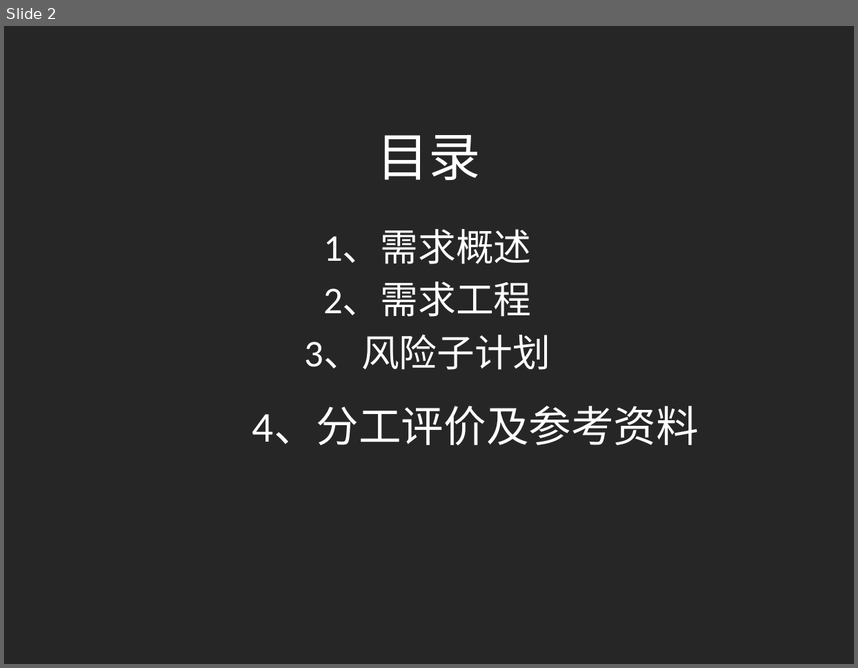
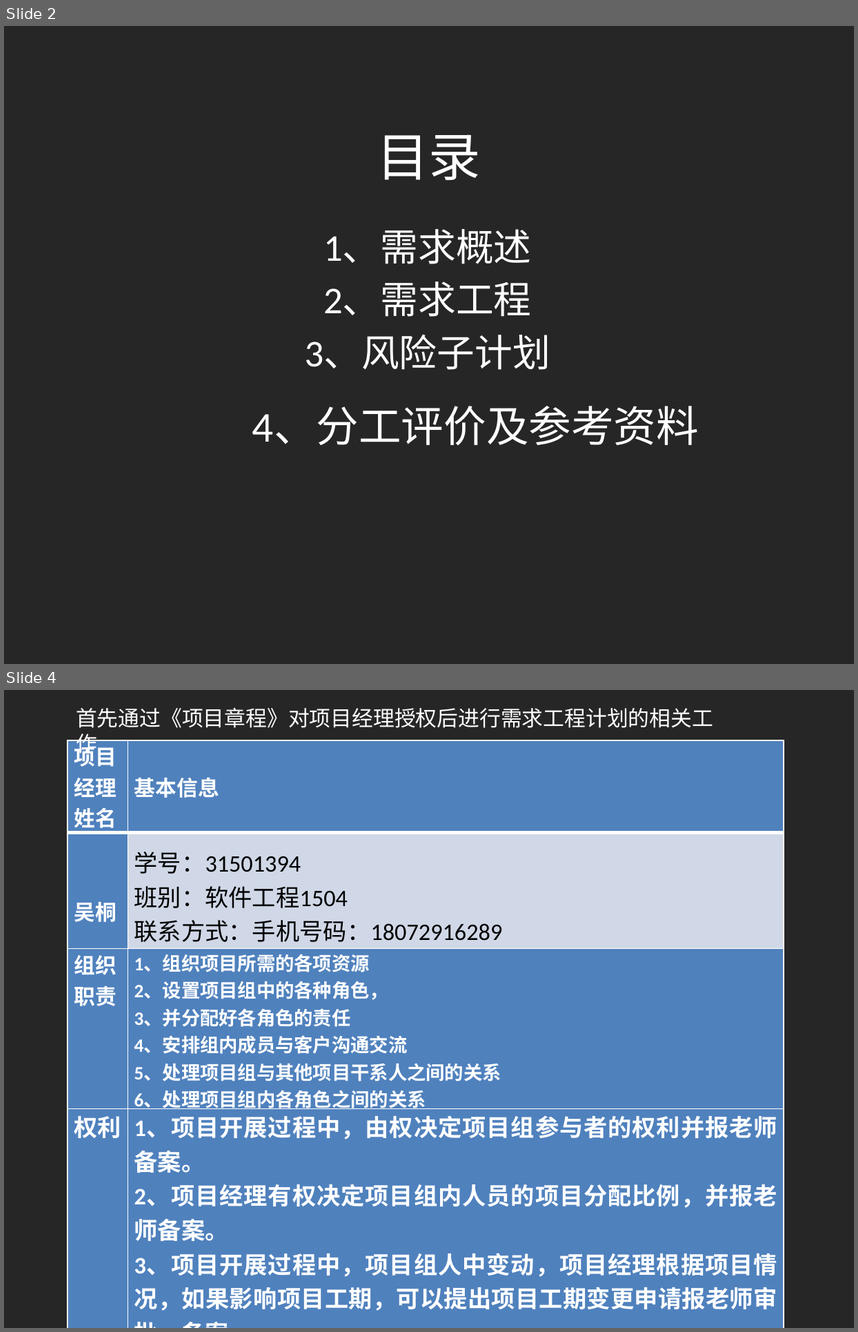
Before and after one commit to shangzhaoxiaozi/PRD-21, a slide deck: PRD-21-C2/非受控文档/本周提交文档/需求工程计划.pptx. Shown one above the other, each under a label of ours: slide 2 before the commit, slides 2 and 4 after it; the slides between them are not shown. The pictures are 858x668 and 858x1332 pixels, drawn with LibreOffice and Linux fonts; fonts in the diff are those of the drawing. Boxes give left, top, right and bottom in pixels: in the first picture for what was removed or moved away, otherwise in the second. Text is boxed around its words. In the diff, an @@ line names an element or a change of style, - is before the commit and + after.

```diff
--- a/PRD-21-C2/非受控文档/本周提交文档/需求工程计划.pptx
+++ b/PRD-21-C2/非受控文档/本周提交文档/需求工程计划.pptx
@@ slide 4 added at [4, 690, 854, 1328], background #262626 @@
@@ text added at [76, 708, 713, 758], 18 pt, text #FFFFFF @@
+首先通过《项目章程》对项目经理授权后进行需求工程计划的相关工作
@@ table added at [67, 740, 784, 975], 2 rows, 2 columns @@
+项目经理姓名 | 基本信息
+吴桐 | 学号：31501394 / 班别：软件工程1504 / 联系方式：手机号码：18072916289 / 邮箱：31501394@stu.zucc.edu.cn
@@ table added at [67, 949, 784, 1141], 1 rows, 2 columns @@
+组织 / 职责 | 1、组织项目所需的各项资源 / 2、设置项目组中的各种角色， / 3、并分配好各角色的责任 / 4、安排组内成员与客户沟通交流 / 5、处理项目组与其他项目干系人之间的关系 / 6、处理项目组内各角色之间的关系 / 7、处理项目组内各成员之间的关系
@@ table added at [67, 1108, 784, 1313], 1 rows, 2 columns @@
+权利 | 1、项目开展过程中，由权决定项目组参与者的权利并报老师备案。 / 2、项目经理有权决定项目组内人员的项目分配比例，并报老师备案。 / 3、项目开展过程中，项目组人中变动，项目经理根据项目情况，如果影响项目工期，可以提出项目工期变更申请报老师审批，备案。
```
Also in this commit, not shown: 5 slides changed, 2 other slides added, 3 slides removed, 2 other files.
